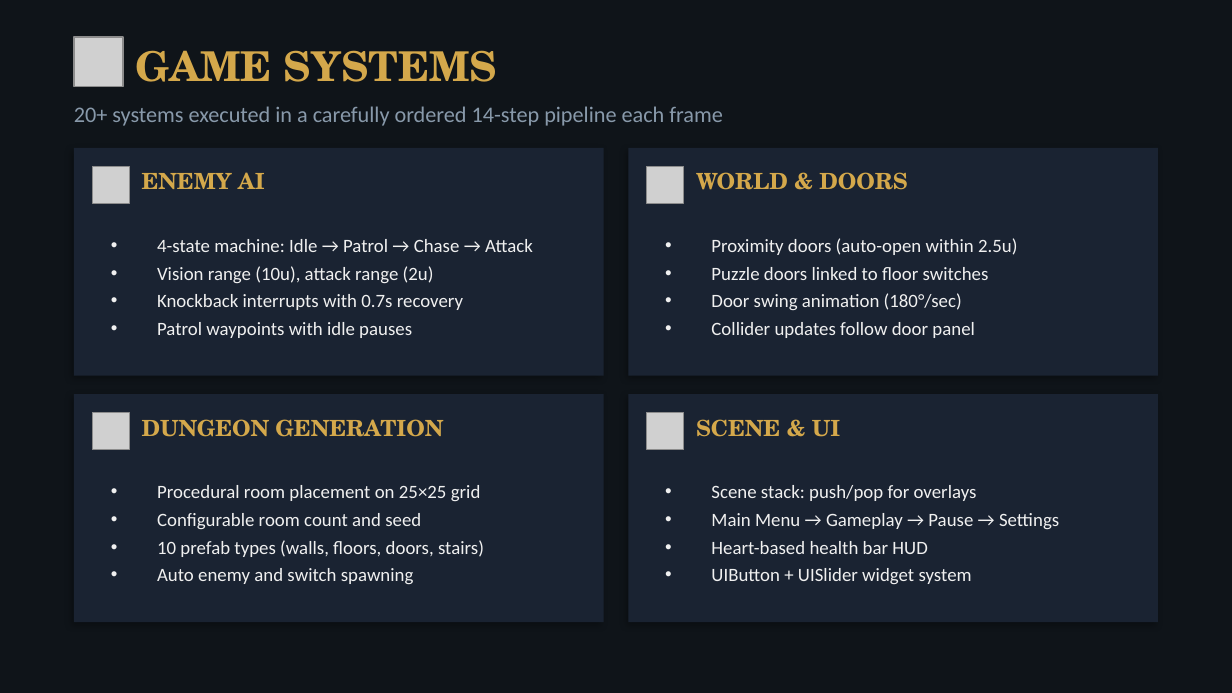
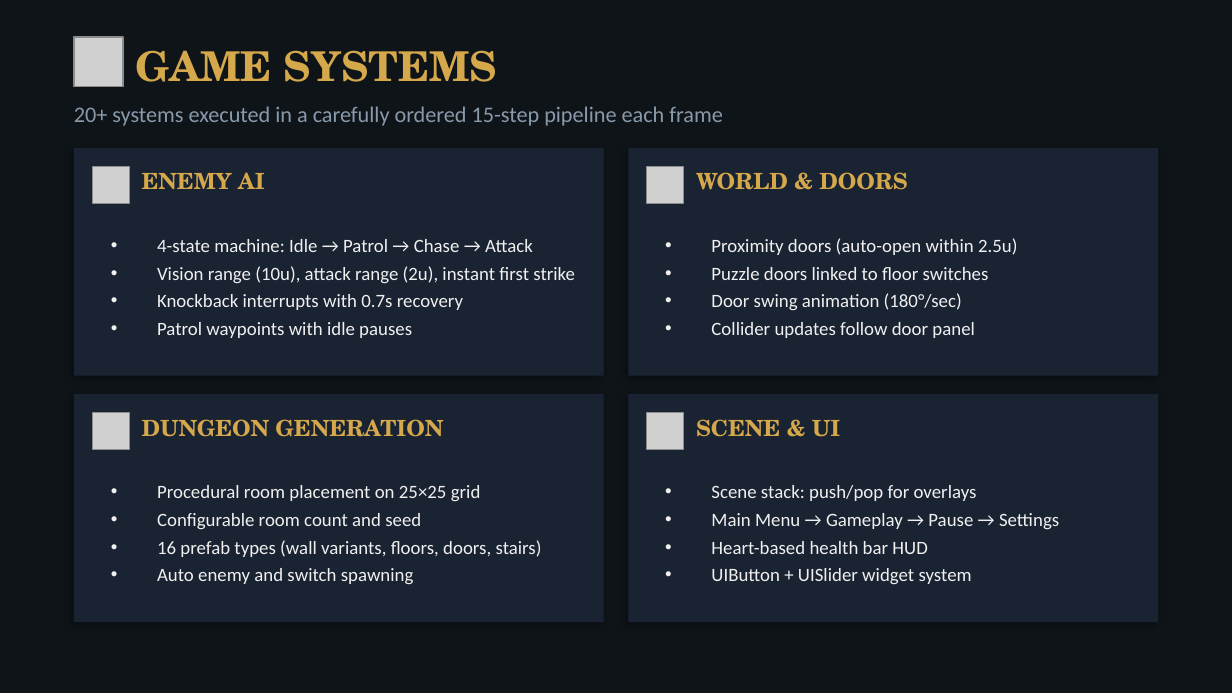
Before and after one commit to JosephDriedger/echoes-of-the-forgotten-keep, a slide deck: slide 6 of docs/EFK_Presentation.pptx. Drawn at 1232x693 pixels with LibreOffice and Linux fonts; fonts in the diff are those of the drawing; grey boxes stand for pictures. Boxes give left, top, right and bottom in pixels: in the first picture for what was removed or moved away, otherwise in the second. Text is boxed around its words. In the diff, an @@ line names an element or a change of style, - is before the commit and + after.

```diff
--- a/docs/EFK_Presentation.pptx
+++ b/docs/EFK_Presentation.pptx
@@ text at (74, 106, 722, 126): text changed @@
-20+ systems executed in a carefully ordered 14-step pipeline each frame
+20+ systems executed in a carefully ordered 15-step pipeline each frame
@@ text at (157, 266, 575, 284): text changed @@
-• Vision range (10u), attack range (2u)
+• Vision range (10u), attack range (2u), instant first strike
@@ text at (157, 540, 542, 557): text changed @@
-• 10 prefab types (walls, floors, doors, stairs)
+• 16 prefab types (wall variants, floors, doors, stairs)
```
Also in this commit, not shown: 3 other slides changed, 5 other files.
